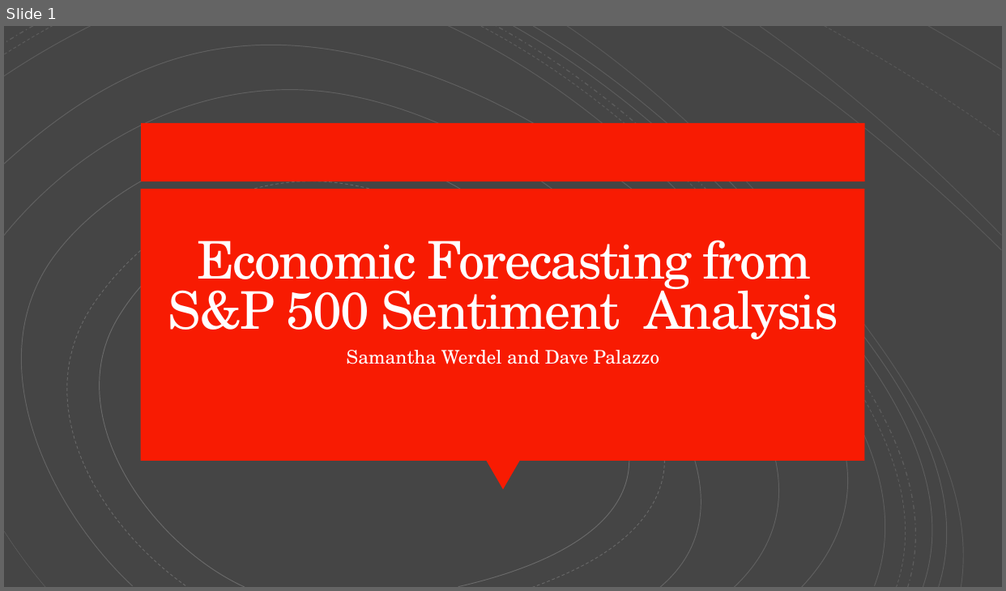
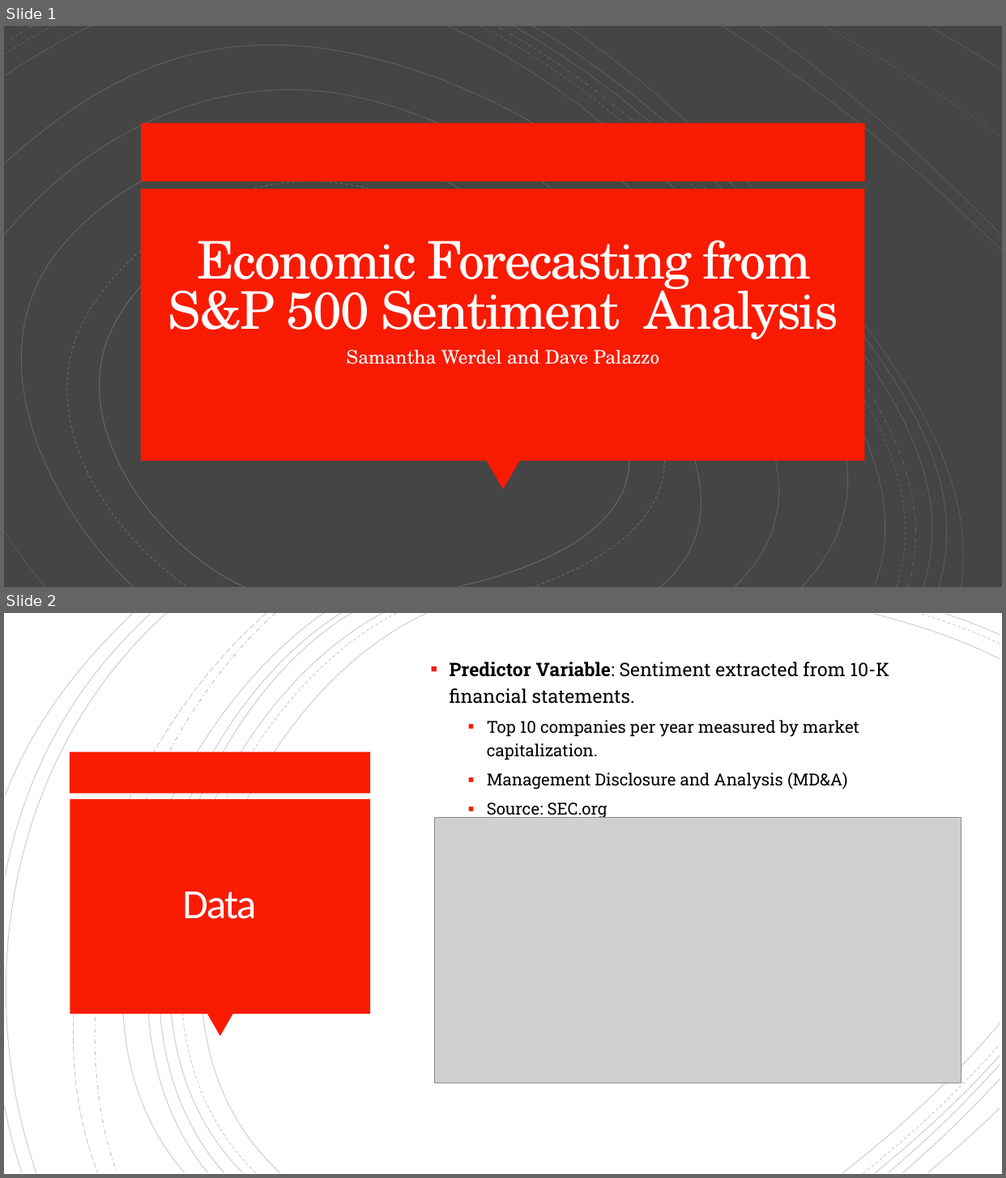
Before and after one commit to davepalazzo/Sentiment_Analysis_S-P_500, a slide deck: Economic_Forecasting.pptx. Shown one above the other, each under a label of ours: slide 1 before the commit, slides 1 and 2 after it. The pictures are 1006x591 and 1006x1178 pixels, drawn with LibreOffice and Linux fonts; fonts in the diff are those of the drawing; grey boxes stand for pictures. Boxes give left, top, right and bottom in pixels: in the first picture for what was removed or moved away, otherwise in the second. Text is boxed around its words. In the diff, an @@ line names an element or a change of style, - is before the commit and + after.

```diff
--- a/Economic_Forecasting.pptx
+++ b/Economic_Forecasting.pptx
@@ slide 2 added at <box>4,613,1002,1174</box>, background #FFFFFF @@
@@ group added at <box>4,613,1000,1174</box>: 21 freeform shapes @@
@@ text added at <box>450,662,890,820</box>, 16 pt, text #000000 @@
+▪ Predictor Variable: Sentiment extracted from 10-K financial statements.
+  ▪ Top 10 companies per year measured by market capitalization.
+  ▪ Management Disclosure and Analysis (MD&A)
+  ▪ Source: SEC.org
@@ rectangle added at <box>70,752,371,794</box>, fill #F81B02 @@
@@ rectangle added at <box>70,799,370,1014</box>, fill #F81B02 @@
@@ picture added at <box>434,818,961,1083</box> @@
@@ title added at <box>182,892,256,919</box>, 40 pt, text #FFFEFF @@
+Data
@@ triangle added at <box>206,1014,233,1037</box>, fill #F81B02 @@
```
Also in this commit, not shown: 2 other slides added, 1 slide removed, 1 other file.
